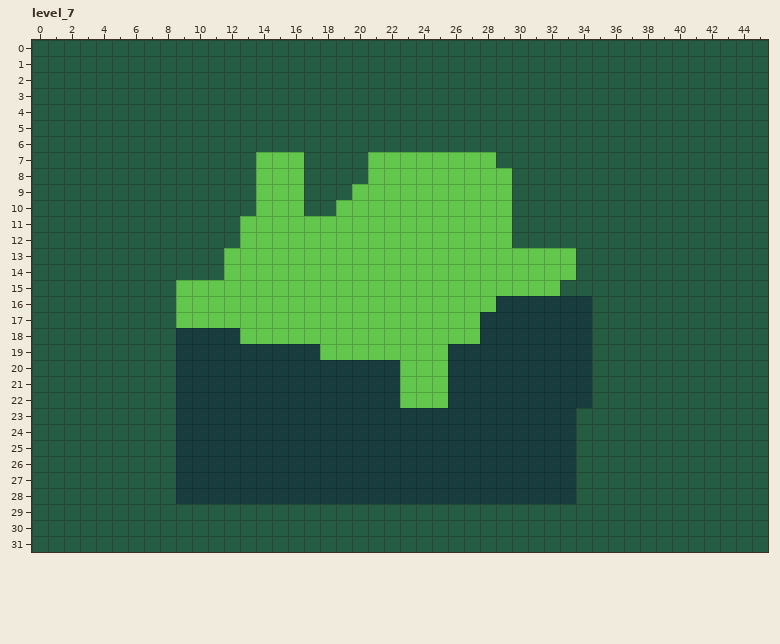
One commit to this LDtk project: assets/levels/levels.ldtk. This is how it looked before the edit.
Cells are 16x16 px. Shown: level_7 x 0..45, y 0..31. The commit also changed other parts of the map, which this record leaves out.
And afterwards:
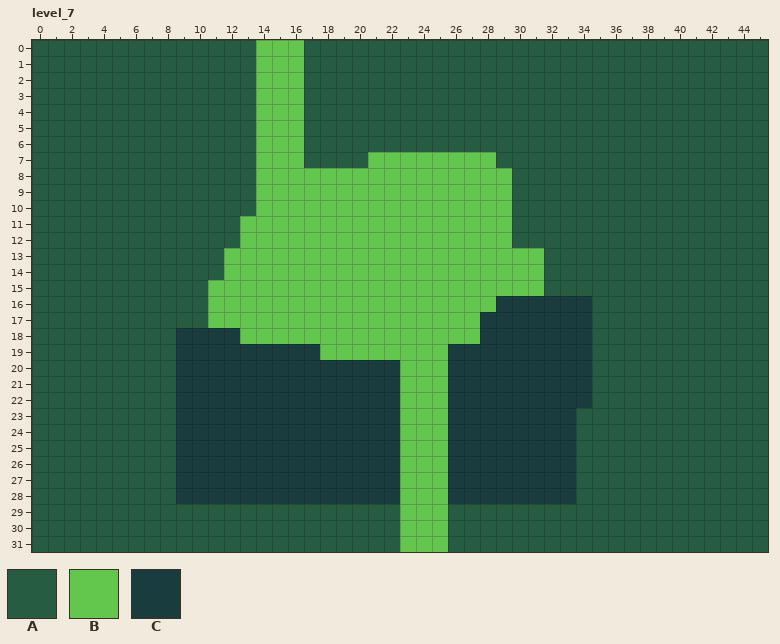
Key: from "ground": A 1 "Tree", B 2 "Grass", C 3 "tree_small".
_ is an empty cell, . an unchanged one.
Difference:
--- layer "ground"
@@ x 14..16 @@
- 0 AAA
- 1 AAA
- 2 AAA
- 3 AAA
- 4 AAA
- 5 AAA
- 6 AAA
+ 0 BBB
+ 1 BBB
+ 2 BBB
+ 3 BBB
+ 4 BBB
+ 5 BBB
+ 6 BBB
@@ x 17..20 @@
- 8 AAAA
- 9 AAA.
-10 AA..
+ 8 BBBB
+ 9 BBB.
+10 BB..
@@ x 9..33 @@
-13 .......................BB
-14 .......................BB
-15 BB.....................B.
-16 BB.......................
-17 BB.......................
+13 .......................AA
+14 .......................AA
+15 AA.....................A.
+16 AA.......................
+17 AA.......................
@@ x 23..25 @@
-23 CCC
-24 CCC
-25 CCC
-26 CCC
-27 CCC
-28 CCC
-29 AAA
-30 AAA
-31 AAA
+23 BBB
+24 BBB
+25 BBB
+26 BBB
+27 BBB
+28 BBB
+29 BBB
+30 BBB
+31 BBB
Boxes around the changes in both pictures, in picture pixels (x1, y1, x2, y2):
changed: (256, 40, 304, 152)
changed: (304, 168, 368, 216)
changed: (544, 248, 576, 296)
changed: (176, 280, 208, 328)
changed: (400, 408, 448, 552)
